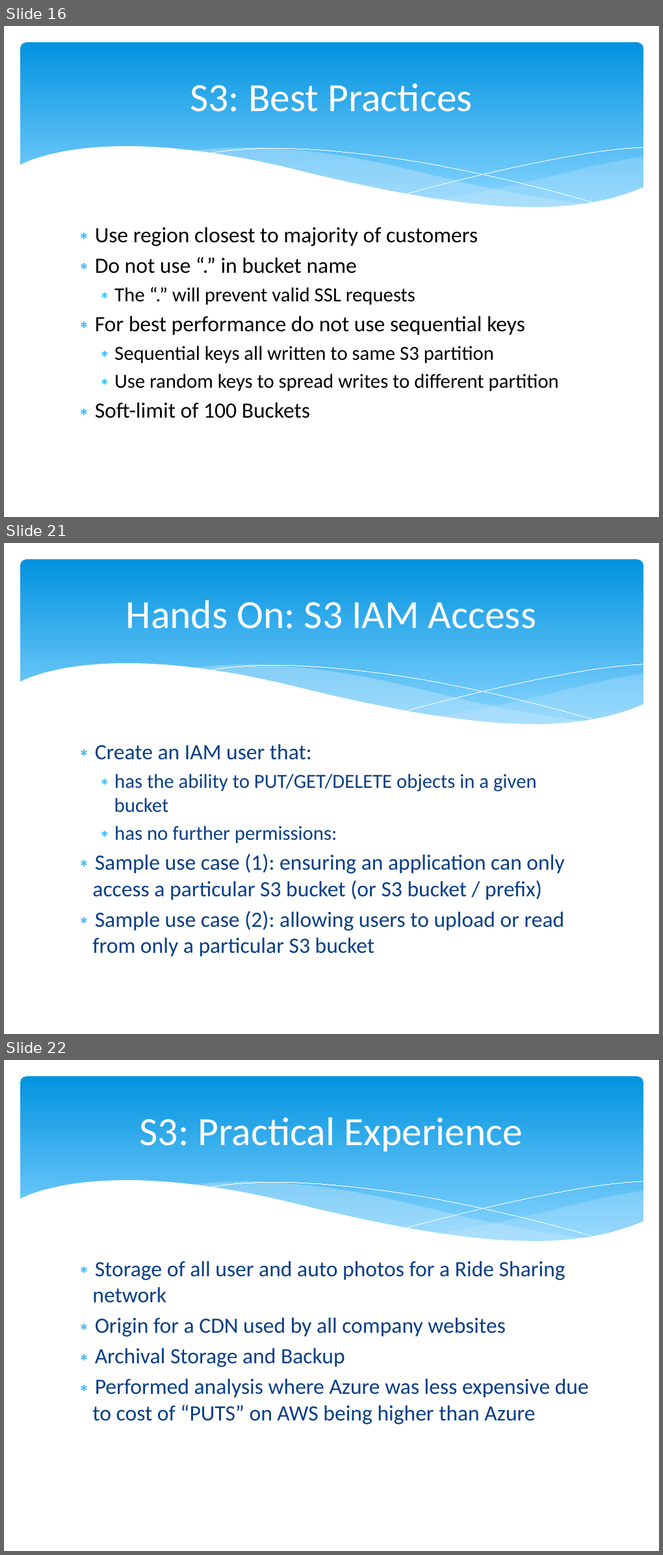
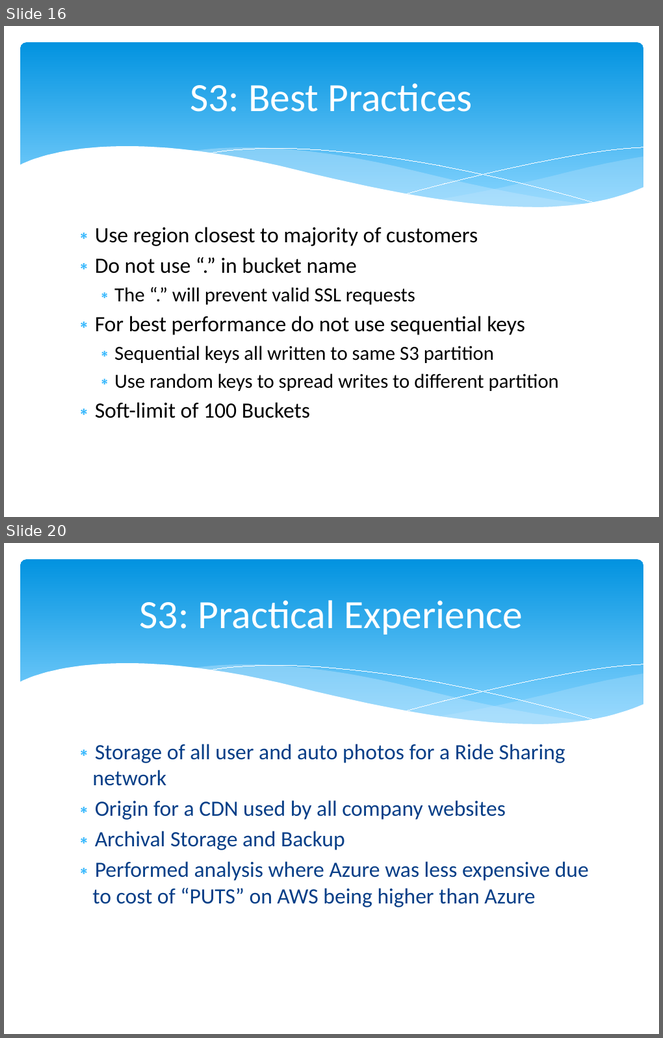
Before and after one commit to cloudavail/awstraining, a slide deck: aws-s3/aws-s3.pptx. Shown one above the other, each under a label of ours: slides 16, 21 and 22 before the commit, slides 16 and 20 after it; the slides between them are not shown. The pictures are 663x1555 and 663x1038 pixels, drawn with LibreOffice and Linux fonts; fonts in the diff are those of the drawing. Boxes give left, top, right and bottom in pixels: in the first picture for what was removed or moved away, otherwise in the second. Text is boxed around its words. In the diff, an @@ line names an element or a change of style, - is before the commit and + after.

```diff
--- a/aws-s3/aws-s3.pptx
+++ b/aws-s3/aws-s3.pptx
@@ slide 21 removed at (4, 543, 659, 1034), background #FFFFFF; not listed: 6 template elements that a slide beside it also shows @@
@@ title removed at (126, 600, 536, 629) @@
-Hands On: S3 IAM Access
@@ text removed at (92, 744, 565, 957) @@
-∗ Create an IAM user that:
-  ∗ has the ability to PUT/GET/DELETE objects in a given bucket
-  ∗ has no further permissions:
-∗ Sample use case (1): ensuring an application can only access a particular S3 bucket (or S3 bucket / prefix)
-∗ Sample use case (2): allowing users to upload or read from only a particular S3 bucket
@@ what was slide 22 is now slide 20 @@
```
Also in this commit, not shown: 6 slides changed, 1 other slide removed, 12 other files.
